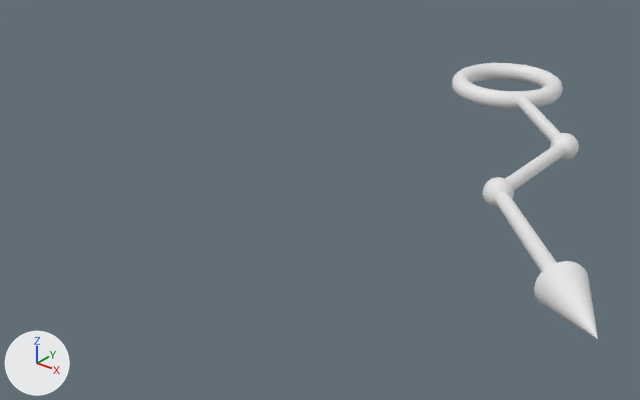
Renders of the OBJ model Assets/Modules/Azure/Assets/Arrows/Arrow-101.obj from each side of a commit.
Camera for both pictures: a 50 mm lens placed at (3.36, -6.8, 2.47), pointed at (-0.46, -2.02, -0.49). Every picture has the same lights, and +X, +Y and +Z are marked at lower left. Where no turn or scale is listed for an object, it has been applied to the vertices. Vertices at the same position are counted once.

The older version as bpy lines, for what is in view:
```python
me_arrow_101 = bpy.data.meshes.new('Arrow-101')
me_arrow_101.from_pydata(...)  # 3265 vertices, 3143 faces; spans x -0.47..2.18, y -3.18..0.47, z -0.15..0.15
ob_arrow_101 = bpy.data.objects.new('Arrow-101', me_arrow_101)
ob_arrow_101.location = (0.0, 0.0, 0.0)
```
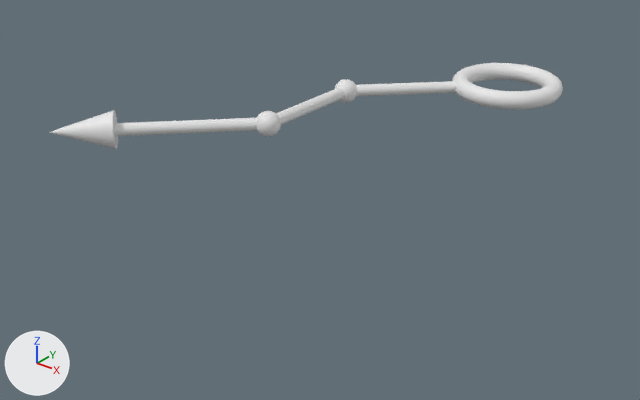
Boxes [x1, y1, x2, y2] around the edits, measured in the pictures (640 x 400 px; the box of a moved part takes in the faces that stretch with it):
'Arrow-101', reshaped (250% wider, 69% shorter)
    before: [452, 63, 598, 339]
    after: [49, 63, 563, 149]
part 1 of me_arrow_101, moved or reshaped
    before: [494, 97, 566, 272]
    after: [114, 81, 456, 136]
part 2 of me_arrow_101, moved or reshaped
    before: [534, 261, 598, 339]
    after: [49, 110, 118, 149]
part 3 of me_arrow_101, added
    after: [334, 79, 357, 103]
part 4 of me_arrow_101, added
    after: [257, 111, 281, 137]
part 5 of me_arrow_101, deleted
    before: [483, 177, 514, 208]
part 6 of me_arrow_101, deleted
    before: [550, 133, 579, 160]

The change, as a list of edits to the scene's bpy script:
```text
Change me_arrow_101:
    used by ob_arrow_101; location = (0.0, 0.0, 0.0)
    remove me_arrow_101.from_pydata(...)  # 3265 vertices, 3143 faces; spans x -0.47..2.18, y -3.18..0.47, z -0.15..0.15
    add me_arrow_101.from_pydata(...)  # 3263 vertices, 3143 faces; spans x -2.18..0.47, y -3.18..0.47, z -0.15..0.15
    me_arrow_101 part 1: the loose piece of 188 vertices spanning x 0.25..2.04, y -3.04..-0.25, z -0.05..0.05 is turned 180 degrees about the y axis through the mesh origin
    me_arrow_101 part 2: the loose piece of 33 vertices spanning x 1.72..2.18, y -3.18..-2.72, z -0.15..0.15 is turned 180 degrees about the y axis through the mesh origin
    me_arrow_101 part 3: a new loose piece of 1009 vertices spanning x -1.1..-0.9, y -1.1..-0.9, z -0.1..0.1
    me_arrow_101 part 4: a new loose piece of 1009 vertices spanning x -1.1..-0.9, y -2.1..-1.9, z -0.1..0.1
    me_arrow_101 part 5: the loose piece of 1010 vertices spanning x 0.9..1.1, y -2.1..-1.9, z -0.1..0.1 is deleted
    me_arrow_101 part 6: the loose piece of 1010 vertices spanning x 0.9..1.1, y -1.1..-0.9, z -0.1..0.1 is deleted
```
